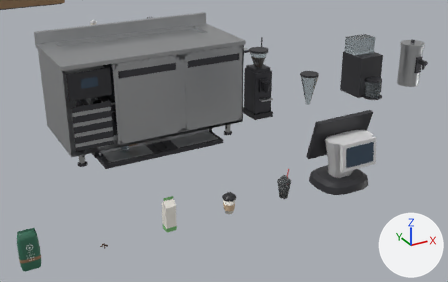
The glTF model assets/models/cafe_props.glb, before and after one commit.
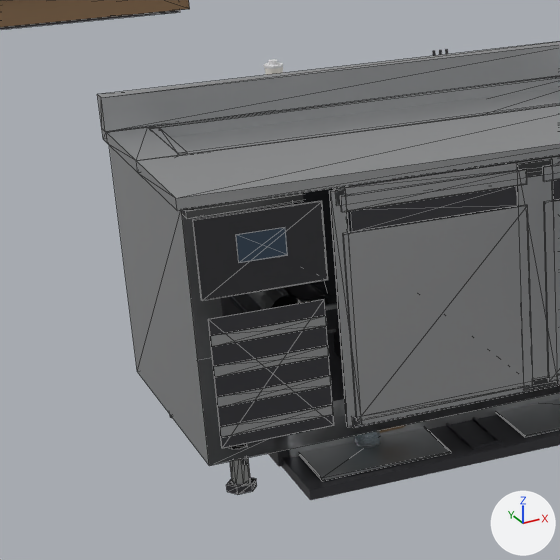
There are two pictures of each version: one from a 50 mm lens placed at (-1.84, -4.76, 2.18), pointed at (0.51, -0.5, 0.05), one close up on the part from 0% to 42% of the width and 0% to 67% of the height. The axes (+X, +Y, +Z) are drawn at lower right. The lights are the same throughout. The older version's two pictures come first. The close-ups show mesh edges as thin lines. Vertices at exactly the same position are counted once.

The first close-up shows 'EspressoMachine', 'EspressoPlateL', 'EspressoPlateR', 'PrepTableFridge', 'PrepTableFridge_DoorL', 'PrepTableFridge_DoorR', 'ServiceCounter' and 3 more.
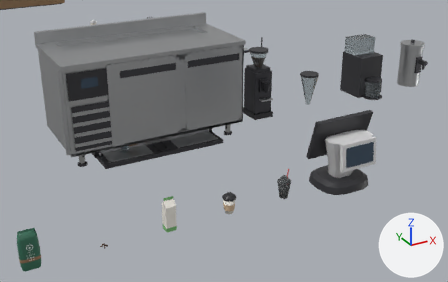
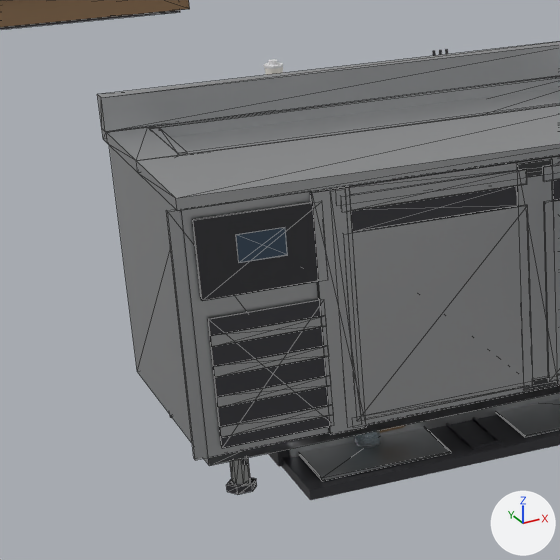
Commit message: 우유냉장고 좌측 제어패널 틈 막기

Changed parts and their boxes (x1, y1, x2, y2) in the close-ups (560 x 560 px):
part 1 of me_preptablefridge_002, added
    after: (310, 186, 366, 435)
part 2 of me_preptablefridge_002, added
    after: (166, 192, 329, 460)

The edits, one by one:
me_preptablefridge_002 is used by ob_preptablefridge; location (0.0, 0.0, 0.477).
me_preptablefridge_002 had 286 vertices, 488 faces and spanned x -0.78..0.78, y -0.38..0.38, z -0.48..0.48.
me_preptablefridge_002 now has 302 vertices, 512 faces and spans x -0.8..0.78, y -0.38..0.38, z -0.48..0.48.
me_preptablefridge_002 part 1: a new loose piece, a box spanning x -0.435..-0.335, y -0.378..-0.366, z -0.33..0.345, in mat_stainlesssteel (light grey #c5c7c8).
me_preptablefridge_002 part 2: a new loose piece, a box spanning x -0.8..-0.4, y -0.362..-0.35, z -0.33..0.345, in mat_stainlesssteel (light grey #c5c7c8).
